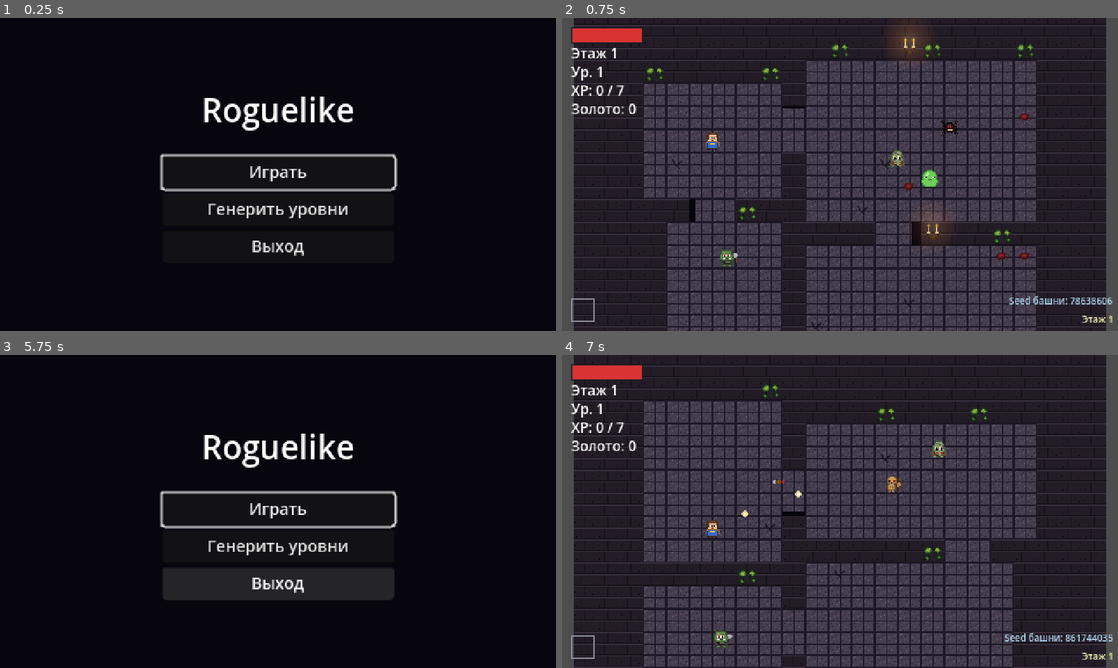
Above: before the commit, frames 1-4 (two rows, left to right).
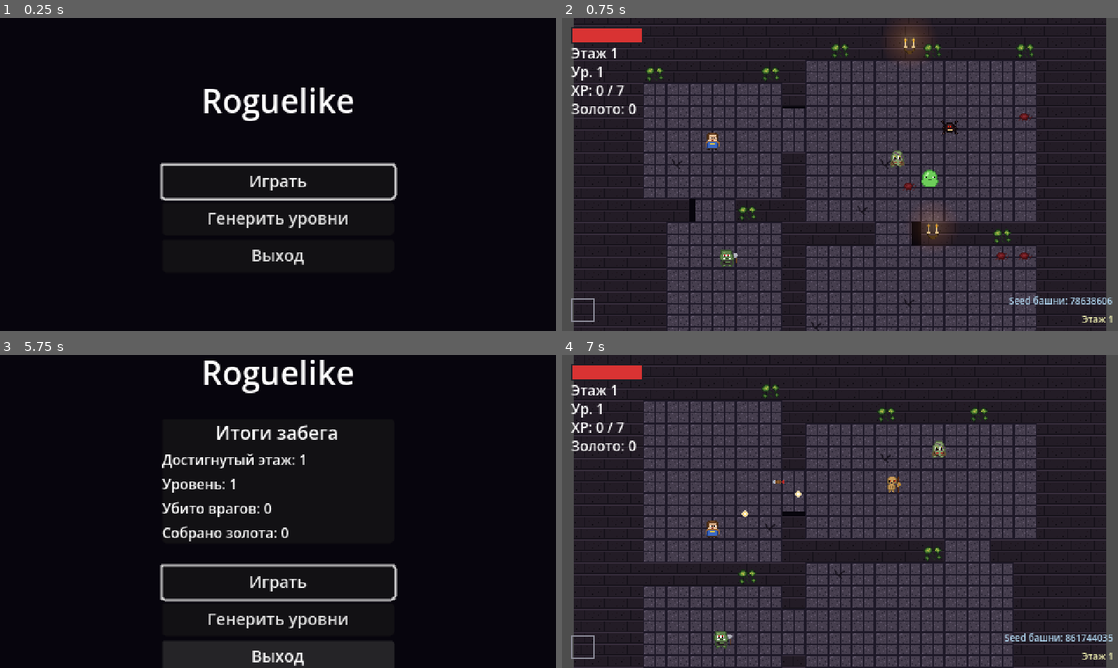
Above: after the commit, the same moments.

Repository: slartus/roguelike-game
Game: Godot game, scene res://scenes/ui/title_screen.tscn
Same seed, same stepped clock (60 frames per second), same inputs: the game is played once before the commit and once after it.
Inputs (mouse positions are in pixels of both pictures, inside the frame that each line leads up to):
- Up to frame 1 (0.25 s): no input
- Up to frame 2 (0.75 s): click "Играть" at 0.5 s
- Up to frame 3 (5.75 s): tap Enter (ui_accept) at 1.25, 1.52, 4.52 s; move the mouse to (400, 495) at 1.27 s; press the mouse at (400, 495) at 1.28 s; hold D (move_right) 1.28-2 s; release the mouse at (400, 495) at 2 s; drag from (166, 527) to (266, 502) at 2.02 s; move the mouse to (333, 442) at 2.77 s; hold D (move_right) 2.78-3.5 s; hold Shift 2.78-3.5 s; click (333, 442) at 3.05 s; drag from (250, 574) to (111, 464) at 3.52 s; move the mouse to (444, 558) at 4.27 s; press the mouse at (444, 558) at 4.28 s; hold A (move_left) 4.28-5 s; tap Ctrl at 4.35 s; release the mouse at (444, 558) at 5 s; drag from (111, 464) to (194, 433) at 5.02 s
- Up to frame 4 (7 s): click "Играть" at 5.75 s; move the mouse to (867, 511) at 6.52 s; press the mouse at (867, 511) at 6.53 s; hold S (move_down) from 6.53 s (still down)

The runs differ from the first frame. In frame 1, 5.0% of the frame differs, in the area x 28-72%, y 22-79%; in frame 2, nothing differs; in frame 3, 11%, in the area x 28-72%, y 1-100%; in frame 4, nothing differs.

Commit message:
feat(run-stats): окно "Итоги забега" на title screen после смерти
- GameState.finish_run() снимает snapshot текущего run (floor/level/kills/gold)
  и обнуляет state. reset_run остаётся чистым обнулением.
- GameState.award_enemy_kill() — новый счётчик убитых, вызывается из death
  веток enemy/boss/charger/ranged_enemy при queue_free.
- GameState.award_gold теперь инкрементит и run_gold (за забег), помимо
  total_gold (мета).
- title_screen показывает RunStatsPanel если has_last_run_stats=true.
  Клик "Играть" гасит окно через clear_last_run_stats.

Тесты: counters, snapshot capture, reset separation, panel display,
death integration для всех 4 enemy-типов.

Co-Authored-By: Claude Opus 4.7 (1M context) <noreply@anthropic.com>

Diff:
--- a/autoloads/game_state.gd
+++ b/autoloads/game_state.gd
@@ -31,6 +31,21 @@
 # (потерянные с прошлого забега бутыльки не должны переноситься на новый).
 var health_potions: int = 0
 
+# Статистика текущего забега (run). Инкрементируется во время игры,
+# капчурится в last_run_* при reset_run, чтобы title screen мог показать
+# summary сессии после смерти игрока.
+var run_gold: int = 0
+var run_enemies_killed: int = 0
+
+# Стат-снимок предыдущего run — заполняется в reset_run и живёт до
+# начала следующего забега. Title screen читает эти поля и показывает
+# окно «результаты забега», если has_last_run_stats == true.
+var last_run_floor: int = 0
+var last_run_level: int = 0
+var last_run_gold: int = 0
+var last_run_enemies_killed: int = 0
+var has_last_run_stats: bool = false
+
 func _ready() -> void:
 	tower_seed = _pick_random_tower_seed()
 	_load()
@@ -57,7 +72,28 @@
 	player_xp = 0
 	tower_seed = _pick_random_tower_seed()
 	health_potions = 0
+	run_gold = 0
+	run_enemies_killed = 0
 	health_potions_changed.emit(health_potions)
+
+func finish_run() -> void:
+	# Смерть игрока: снимаем snapshot текущего run и потом обнуляем.
+	# has_last_run_stats нужен title screen'у, чтобы понять — показывать
+	# ли окно итогов забега (иначе покажет нули после первого старта).
+	last_run_floor = current_floor_number
+	last_run_level = player_level
+	last_run_gold = run_gold
+	last_run_enemies_killed = run_enemies_killed
+	has_last_run_stats = true
+	reset_run()
+
+func clear_last_run_stats() -> void:
+	# Title screen вызывает это, когда игрок кликнул «Играть» — окно summary
+	# больше не нужно, следующий finish_run заполнит его заново.
+	has_last_run_stats = false
+
+func award_enemy_kill() -> void:
+	run_enemies_killed += 1
 
 func add_health_potion() -> void:
 	health_potions += 1
@@ -93,6 +129,7 @@
 	if amount <= 0:
 		return
 	total_gold += amount
+	run_gold += amount
 	gold_changed.emit(total_gold)
 	_save()
 
--- a/resources/translations/strings.csv
+++ b/resources/translations/strings.csv
@@ -3,6 +3,11 @@
 UI_LEVEL,"LVL %d","Ур. %d"
 UI_XP,"XP: %d / %d","XP: %d / %d"
 UI_GOLD,"Gold: %d","Золото: %d"
+UI_RUN_STATS_TITLE,"Run summary","Итоги забега"
+UI_RUN_STATS_FLOOR,"Floor reached: %d","Достигнутый этаж: %d"
+UI_RUN_STATS_LEVEL,"Level: %d","Уровень: %d"
+UI_RUN_STATS_KILLS,"Enemies killed: %d","Убито врагов: %d"
+UI_RUN_STATS_GOLD,"Gold collected: %d","Собрано золота: %d"
 UI_POTION_SLOT,"[1] Potion x%d","[1] Зелье ×%d"
 LOG_KILL_WITH_GOLD,"Killed %s (+%d XP, +%d gold)","Убит %s (+%d XP, +%d золото)"
 LOG_KILL_XP_ONLY,"Killed %s (+%d XP)","Убит %s (+%d XP)"
--- a/scenes/enemies/boss.gd
+++ b/scenes/enemies/boss.gd
@@ -247,4 +247,5 @@
 		EventLog.log_kill(display_name, xp_reward, gold_reward)
 		GameState.award_xp(xp_reward)
 		GameState.award_gold(gold_reward)
+		GameState.award_enemy_kill()
 		queue_free()
--- a/scenes/enemies/charger.gd
+++ b/scenes/enemies/charger.gd
@@ -175,6 +175,7 @@
 		EventLog.log_kill(display_name, xp_reward, gold_reward)
 		GameState.award_xp(xp_reward)
 		GameState.award_gold(gold_reward)
+		GameState.award_enemy_kill()
 		_drop_pickup()
 		queue_free()
 
--- a/scenes/enemies/enemy.gd
+++ b/scenes/enemies/enemy.gd
@@ -298,6 +298,7 @@
 		EventLog.log_kill(display_name, xp_reward, gold_reward)
 		GameState.award_xp(xp_reward)
 		GameState.award_gold(gold_reward)
+		GameState.award_enemy_kill()
 		_drop_pickup()
 		queue_free()
 
--- a/scenes/enemies/ranged_enemy.gd
+++ b/scenes/enemies/ranged_enemy.gd
@@ -176,6 +176,7 @@
 		EventLog.log_kill(display_name, xp_reward, gold_reward)
 		GameState.award_xp(xp_reward)
 		GameState.award_gold(gold_reward)
+		GameState.award_enemy_kill()
 		_drop_pickup()
 		queue_free()
 
--- a/scenes/player/player.gd
+++ b/scenes/player/player.gd
@@ -155,7 +155,11 @@
 	EventLog.log_heal(1)
 
 func _die() -> void:
-	GameState.reset_run()
+	# finish_run фиксирует snapshot текущего забега (этаж, уровень, убийства,
+	# золото) и обнуляет run state — title screen прочитает его и покажет
+	# окно «Итоги забега». Если бы мы звали reset_run напрямую, snapshot
+	# потерялся бы.
+	GameState.finish_run()
 	# После смерти всегда уходим на title screen (стартовый экран).
 	# call_deferred: change_scene_to_file из physics callback
 	# (Bullet.body_entered или Enemy.move_and_collide → take_damage → _die)
--- a/scenes/ui/title_screen.gd
+++ b/scenes/ui/title_screen.gd
@@ -14,15 +14,37 @@
 const MAIN_SCENE_PATH: String = "res://scenes/main.tscn"
 const VISUALIZER_SCENE_PATH: String = "res://scenes/dungeon/level_visualizer.tscn"
 
+@onready var _run_stats_panel: PanelContainer = $VBox/RunStatsPanel
+@onready var _run_stats_title: Label = $VBox/RunStatsPanel/RunStatsBox/RunStatsTitle
+@onready var _run_stats_floor: Label = $VBox/RunStatsPanel/RunStatsBox/RunStatsFloor
+@onready var _run_stats_level: Label = $VBox/RunStatsPanel/RunStatsBox/RunStatsLevel
+@onready var _run_stats_kills: Label = $VBox/RunStatsPanel/RunStatsBox/RunStatsKills
+@onready var _run_stats_gold: Label = $VBox/RunStatsPanel/RunStatsBox/RunStatsGold
+
 func _ready() -> void:
 	$VBox/PlayButton.pressed.connect(_on_play_pressed)
 	$VBox/GenerateButton.pressed.connect(_on_generate_pressed)
 	$VBox/ExitButton.pressed.connect(_on_exit_pressed)
 	$VBox/PlayButton.grab_focus()
+	_refresh_run_stats_panel()
+
+func _refresh_run_stats_panel() -> void:
+	# Панель показывается только после смерти игрока (finish_run фиксирует
+	# has_last_run_stats). При первом запуске игры или после клика «Играть»
+	# скрыта.
+	_run_stats_panel.visible = GameState.has_last_run_stats
+	if not GameState.has_last_run_stats:
+		return
+	_run_stats_title.text = tr("UI_RUN_STATS_TITLE")
+	_run_stats_floor.text = tr("UI_RUN_STATS_FLOOR") % GameState.last_run_floor
+	_run_stats_level.text = tr("UI_RUN_STATS_LEVEL") % GameState.last_run_level
+	_run_stats_kills.text = tr("UI_RUN_STATS_KILLS") % GameState.last_run_enemies_killed
+	_run_stats_gold.text = tr("UI_RUN_STATS_GOLD") % GameState.last_run_gold
 
 func _on_play_pressed() -> void:
-	# Начало нового забега: обнуляем прогресс. reset_run сам поднимет
-	# новый tower_seed через RNG.
+	# Начало нового забега: убираем snapshot прошлого run (show-once) и
+	# обнуляем прогресс. reset_run сам поднимет новый tower_seed через RNG.
+	GameState.clear_last_run_stats()
 	GameState.reset_run()
 	get_tree().change_scene_to_file(MAIN_SCENE_PATH)
 
--- a/scenes/ui/title_screen.tscn
+++ b/scenes/ui/title_screen.tscn
@@ -41,6 +41,43 @@
 custom_minimum_size = Vector2(0, 12)
 layout_mode = 2
 
+[node name="RunStatsPanel" type="PanelContainer" parent="VBox"]
+visible = false
+layout_mode = 2
+
+[node name="RunStatsBox" type="VBoxContainer" parent="VBox/RunStatsPanel"]
+layout_mode = 2
+
+[node name="RunStatsTitle" type="Label" parent="VBox/RunStatsPanel/RunStatsBox"]
+layout_mode = 2
+theme_override_font_sizes/font_size = 16
+text = "Итоги забега"
+horizontal_alignment = 1
+
+[node name="RunStatsFloor" type="Label" parent="VBox/RunStatsPanel/RunStatsBox"]
+layout_mode = 2
+theme_override_font_sizes/font_size = 12
+text = "Достигнутый этаж: 1"
+
+[node name="RunStatsLevel" type="Label" parent="VBox/RunStatsPanel/RunStatsBox"]
+layout_mode = 2
+theme_override_font_sizes/font_size = 12
+text = "Уровень: 1"
+
+[node name="RunStatsKills" type="Label" parent="VBox/RunStatsPanel/RunStatsBox"]
+layout_mode = 2
+theme_override_font_sizes/font_size = 12
+text = "Убито врагов: 0"
+
+[node name="RunStatsGold" type="Label" parent="VBox/RunStatsPanel/RunStatsBox"]
+layout_mode = 2
+theme_override_font_sizes/font_size = 12
+text = "Собрано золота: 0"
+
+[node name="Spacer2" type="Control" parent="VBox"]
+custom_minimum_size = Vector2(0, 12)
+layout_mode = 2
+
 [node name="PlayButton" type="Button" parent="VBox"]
 layout_mode = 2
 theme_override_font_sizes/font_size = 14
--- /dev/null
+++ b/test/unit/test_run_stats.gd
@@ -0,0 +1,172 @@
+extends GutTest
+
+# Окно «Итоги забега» на title screen. Пайплайн:
+# 1. Во время run — GameState.award_gold / award_enemy_kill копят run_gold /
+#    run_enemies_killed.
+# 2. При смерти игрока (Player._die) вызывается GameState.finish_run(),
+#    который снимает snapshot (last_run_*) и сбрасывает run state.
+# 3. Title screen читает GameState.has_last_run_stats и отображает панель.
+#
+# Тесты покрывают: подсчёт кила, capture snapshot, clear после клика Play,
+# отображение панели на title screen.
+
+const TitleScene = preload("res://scenes/ui/title_screen.tscn")
+
+var _total_gold_saved: int = 0
+
+func before_each() -> void:
+	# GameState — autoload, живёт между тестами. Явно чистим, чтобы тесты
+	# не наследовали state друг от друга. total_gold сохраняем и
+	# восстанавливаем в after_each — это meta-поле, менять его в тестах
+	# нельзя (могут упасть тесты save/load, которые зависят от значения).
+	_total_gold_saved = GameState.total_gold
+	GameState.has_last_run_stats = false
+	GameState.last_run_floor = 0
+	GameState.last_run_level = 0
+	GameState.last_run_gold = 0
+	GameState.last_run_enemies_killed = 0
+	GameState.run_gold = 0
+	GameState.run_enemies_killed = 0
+	GameState.current_floor_number = 1
+	GameState.player_level = 1
+
+func after_each() -> void:
+	GameState.total_gold = _total_gold_saved
+
+# ---- Counters -----------------------------------------------------------
+
+func test_award_enemy_kill_increments_run_counter() -> void:
+	GameState.award_enemy_kill()
+	GameState.award_enemy_kill()
+	GameState.award_enemy_kill()
+	assert_eq(GameState.run_enemies_killed, 3,
+		"три вызова award_enemy_kill = 3 в run counter")
+
+# ---- Death handlers всех enemy-типов дёргают counter -------------------
+# Регрессионный guard: наследники enemy.gd и ranged_enemy.gd (Lich,
+# Skeleton Archer) должны вызывать award_enemy_kill при смерти. Проверяем
+# на реальных сценах — mock мешал бы обнаружить регрессию.
+
+const EnemyScene = preload("res://scenes/enemies/enemy.tscn")
+const RangedEnemyScene = preload("res://scenes/enemies/ranged_enemy.tscn")
+const ChargerScene = preload("res://scenes/enemies/charger.tscn")
+
+func _kill_enemy_and_wait(enemy: Node) -> void:
+	# take_damage делает await на flash-timer 0.08 s перед queue_free.
+	enemy.take_damage(9999)
+	await get_tree().create_timer(0.15).timeout
+
+func test_enemy_death_increments_kill_counter() -> void:
+	var enemy = EnemyScene.instantiate()
+	add_child(enemy)
+	await get_tree().process_frame
+	await _kill_enemy_and_wait(enemy)
+	assert_eq(GameState.run_enemies_killed, 1,
+		"смерть обычного enemy → +1 kill")
+
+func test_ranged_enemy_death_increments_kill_counter() -> void:
+	# Lich и Skeleton Archer extends ranged_enemy — единый death path.
+	var enemy = RangedEnemyScene.instantiate()
+	add_child(enemy)
+	await get_tree().process_frame
+	await _kill_enemy_and_wait(enemy)
+	assert_eq(GameState.run_enemies_killed, 1,
+		"смерть ranged enemy → +1 kill")
+
+func test_charger_death_increments_kill_counter() -> void:
+	var enemy = ChargerScene.instantiate()
+	add_child(enemy)
+	await get_tree().process_frame
+	await _kill_enemy_and_wait(enemy)
+	assert_eq(GameState.run_enemies_killed, 1,
+		"смерть charger (Spider) → +1 kill")
+
+func test_award_gold_increments_both_total_and_run() -> void:
+	var total_before: int = GameState.total_gold
+	GameState.award_gold(10)
+	GameState.award_gold(5)
+	assert_eq(GameState.run_gold, 15,
+		"run_gold накапливается за забег")
+	assert_eq(GameState.total_gold, total_before + 15,
+		"total_gold растёт независимо (meta)")
+
+# ---- finish_run captures snapshot ---------------------------------------
+
+func test_finish_run_captures_snapshot_of_current_state() -> void:
+	GameState.current_floor_number = 7
+	GameState.player_level = 4
+	GameState.run_gold = 123
+	GameState.run_enemies_killed = 42
+	GameState.finish_run()
+	assert_true(GameState.has_last_run_stats,
+		"finish_run поднимает флаг has_last_run_stats")
+	assert_eq(GameState.last_run_floor, 7)
+	assert_eq(GameState.last_run_level, 4)
+	assert_eq(GameState.last_run_gold, 123)
+	assert_eq(GameState.last_run_enemies_killed, 42)
+
+func test_finish_run_resets_current_run_state() -> void:
+	# После снятия snapshot'а run state должен обнулиться.
+	GameState.current_floor_number = 7
+	GameState.player_level = 4
+	GameState.run_gold = 123
+	GameState.run_enemies_killed = 42
+	GameState.finish_run()
+	assert_eq(GameState.current_floor_number, 1)
+	assert_eq(GameState.player_level, 1)
+	assert_eq(GameState.run_gold, 0)
+	assert_eq(GameState.run_enemies_killed, 0)
+
+func test_reset_run_alone_does_not_capture_snapshot() -> void:
+	# reset_run — чистое обнуление, без capture. Так title screen не
+	# показывает «пустое» окно после клика «Играть» на свежий запуск.
+	GameState.current_floor_number = 5
+	GameState.run_gold = 50
+	GameState.reset_run()
+	assert_false(GameState.has_last_run_stats,
+		"reset_run сам по себе не выставляет has_last_run_stats")
+
+func test_clear_last_run_stats_hides_panel_flag() -> void:
+	GameState.finish_run()
+	assert_true(GameState.has_last_run_stats)
+	GameState.clear_last_run_stats()
+	assert_false(GameState.has_last_run_stats,
+		"clear_last_run_stats снимает show-once флаг")
+
+# ---- Title screen shows panel -------------------------------------------
+
+func test_title_screen_shows_panel_after_finish_run() -> void:
+	GameState.current_floor_number = 3
+	GameState.player_level = 2
+	GameState.run_gold = 15
+	GameState.run_enemies_killed = 8
+	GameState.finish_run()
+	var screen = TitleScene.instantiate()
+	add_child_autofree(screen)
+	await get_tree().process_frame
+	var panel: PanelContainer = screen.get_node("VBox/RunStatsPanel")
+	assert_true(panel.visible,
+		"панель итогов должна быть видна после смерти игрока")
+	# Тексты содержат числа snapshot'а. Проверяем что цифры прошли (без
+	# сравнения через tr(), т.к. .translation могут отличаться в тестах).
+	var floor_lbl: Label = screen.get_node("VBox/RunStatsPanel/RunStatsBox/RunStatsFloor")
+	var lvl_lbl: Label = screen.get_node("VBox/RunStatsPanel/RunStatsBox/RunStatsLevel")
+	var kills_lbl: Label = screen.get_node("VBox/RunStatsPanel/RunStatsBox/RunStatsKills")
+	var gold_lbl: Label = screen.get_node("VBox/RunStatsPanel/RunStatsBox/RunStatsGold")
+	assert_true(floor_lbl.text.contains("3"),
+		"floor label должен показать snapshot floor=3, actual='%s'" % floor_lbl.text)
+	assert_true(lvl_lbl.text.contains("2"),
+		"level label должен показать snapshot level=2, actual='%s'" % lvl_lbl.text)
+	assert_true(kills_lbl.text.contains("8"),
+		"kills label должен показать 8, actual='%s'" % kills_lbl.text)
+	assert_true(gold_lbl.text.contains("15"),
+		"gold label должен показать 15, actual='%s'" % gold_lbl.text)
+
+func test_title_screen_hides_panel_without_stats() -> void:
+	# Свежий запуск, run ещё не был — окно скрыто.
+	var screen = TitleScene.instantiate()
+	add_child_autofree(screen)
+	await get_tree().process_frame
+	var panel: PanelContainer = screen.get_node("VBox/RunStatsPanel")
+	assert_false(panel.visible,
+		"без has_last_run_stats панель скрыта")
Binary file changed: resources/translations/strings.en.translation
Binary file changed: resources/translations/strings.ru.translation
Not shown, changed: docs/gamedesign/progression.md
Not shown, changed: docs/gamedesign/ui.md
